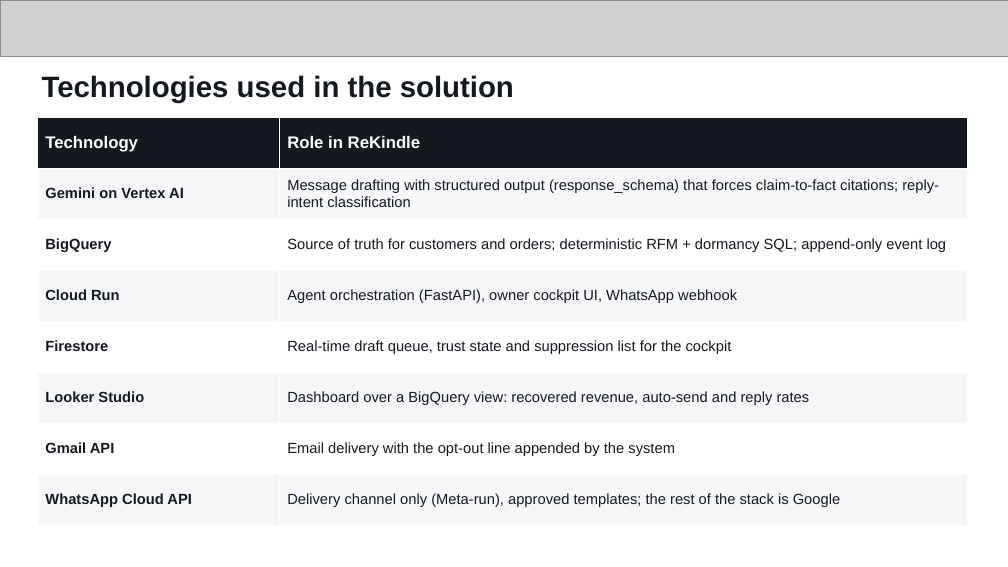
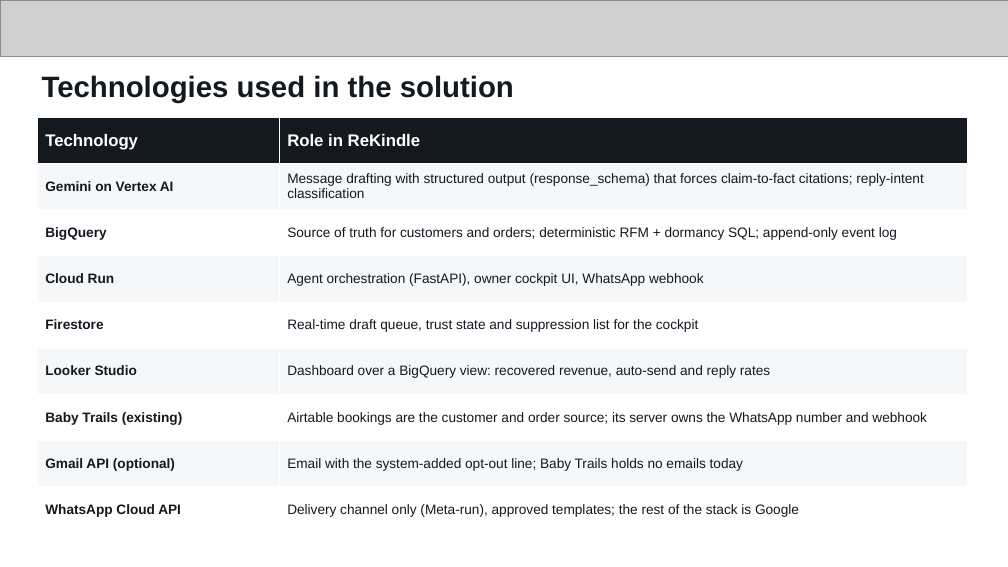
Before and after one commit to JayMandava/rekindle, a slide deck: slide 9 of docs/deck/ReKindle_AI_Builder_Cup.pptx (slide 8 before the commit). Drawn at 1008x567 pixels with LibreOffice and Linux fonts; fonts in the diff are those of the drawing; grey boxes stand for pictures. Boxes give left, top, right and bottom in pixels: in the first picture for what was removed or moved away, otherwise in the second. Text is boxed around its words. In the diff, an @@ line names an element or a change of style, - is before the commit and + after.

```diff
--- a/docs/deck/ReKindle_AI_Builder_Cup.pptx
+++ b/docs/deck/ReKindle_AI_Builder_Cup.pptx
@@ table at [38, 117, 968, 533] @@
-row 7: Gmail API | Email delivery with the opt-out line appended by the system
+row 7: Baby Trails (existing) | Airtable bookings are the customer and order source; its server owns the WhatsApp number and webhook
+row 8: Gmail API (optional) | Email with the system-added opt-out line; Baby Trails holds no emails today
```
Also in this commit, not shown: 5 other slides changed, 1 slide added, 37 other files.
